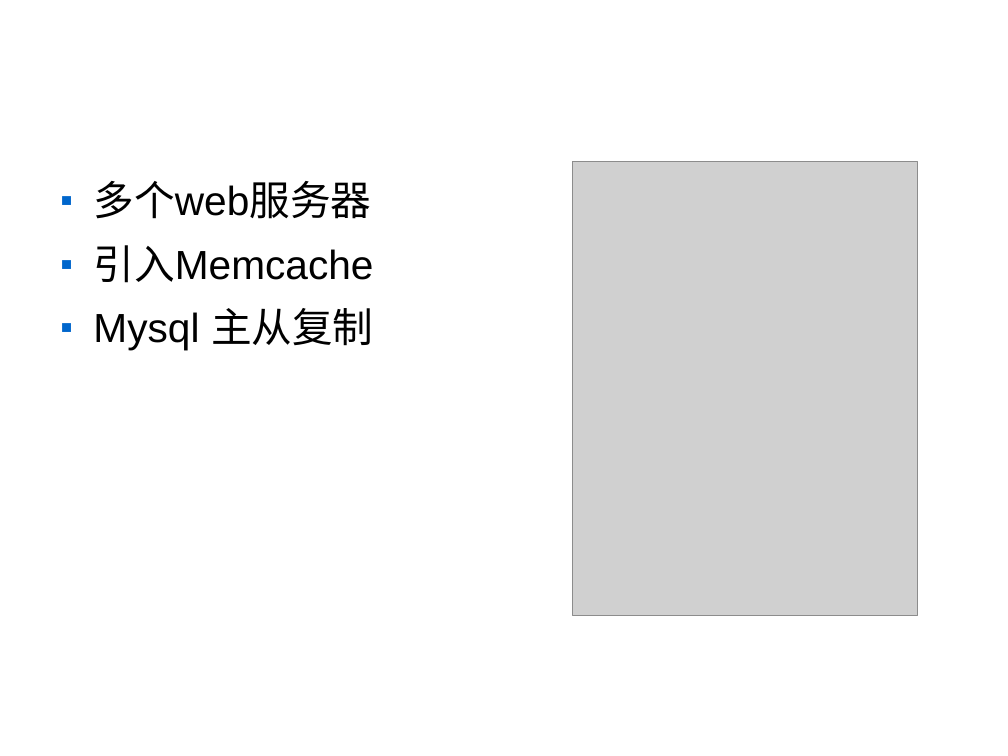
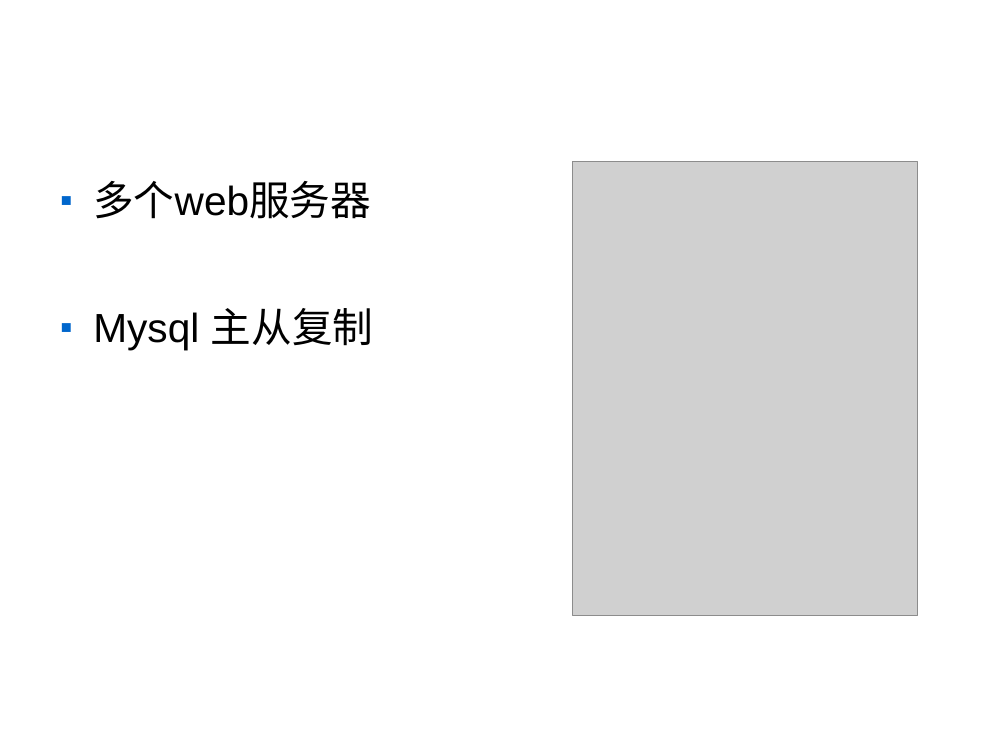
Before and after one commit to hqman/sz_agile, a slide deck: slide 10 of 网站技术架构.ppt. Drawn at 1008x756 pixels with LibreOffice and Linux fonts; fonts in the diff are those of the drawing; grey boxes stand for pictures; background and template pictures are left out. Boxes give left, top, right and bottom in pixels: in the first picture for what was removed or moved away, otherwise in the second. Text is boxed around its words. In the diff, an @@ line names an element or a change of style, - is before the commit and + after.

```diff
--- a/网站技术架构.ppt
+++ b/网站技术架构.ppt
@@ text at <box>93,245,373,283</box>: paragraph removed @@
-■ 引入Memcache
```
Also in this commit, not shown: 9 other slides changed, 1 slide added.
